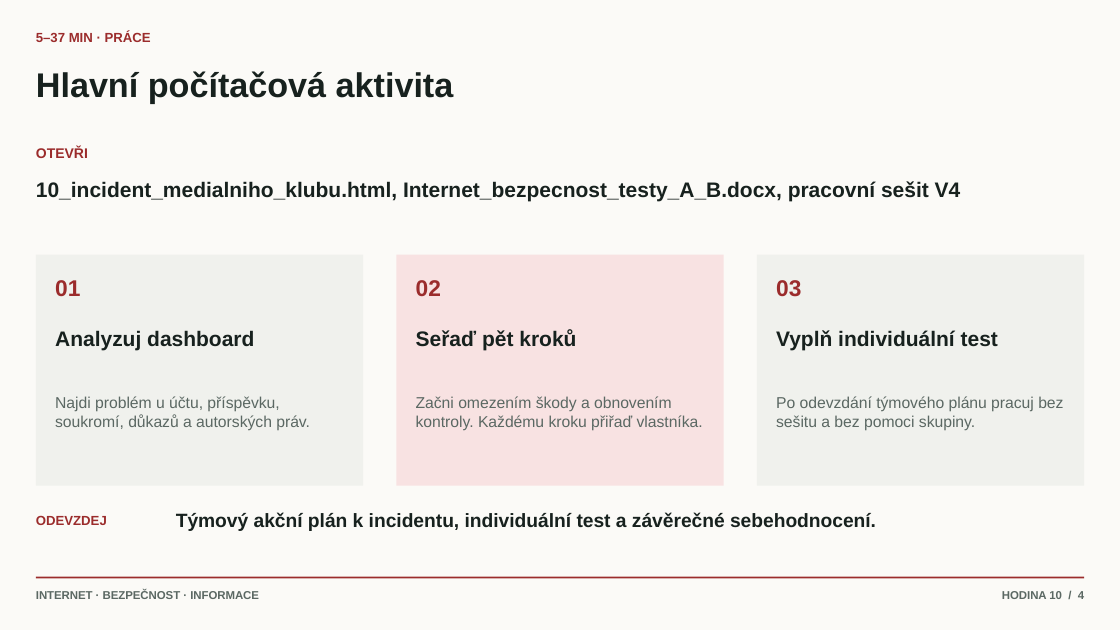
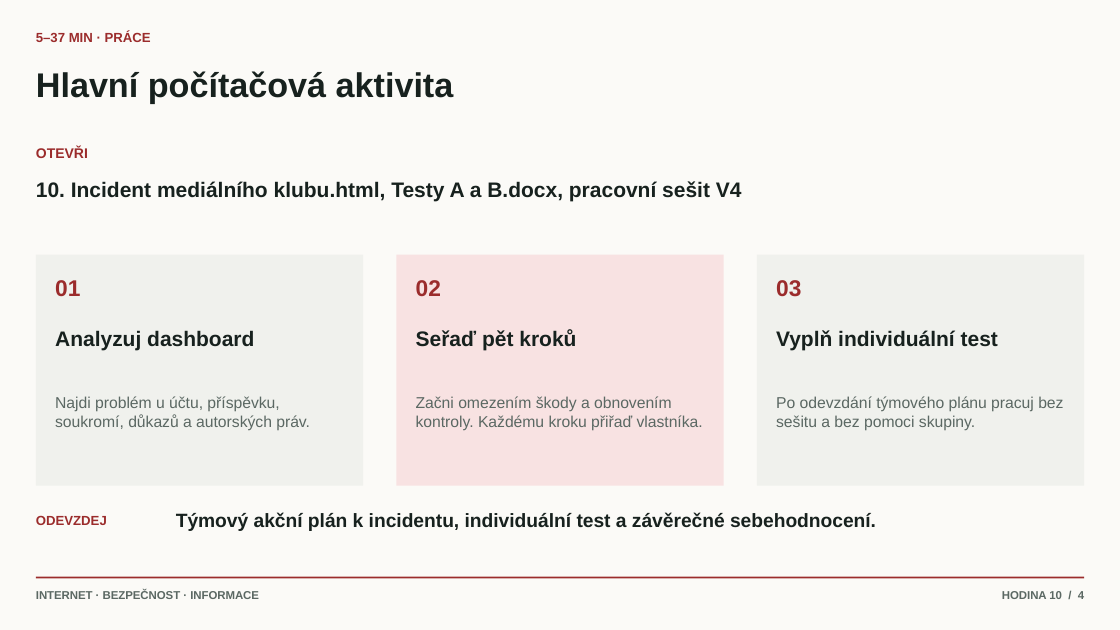
Before and after one commit to hlaska18/karel_hlas-web, a slide deck: slide 4 of public/materialy/1L/7/Prezentace k hodinám/10. Závěrečná bezpečnostní výzva.pptx. Drawn at 1120x630 pixels with LibreOffice and Linux fonts; fonts in the diff are those of the drawing. Boxes give left, top, right and bottom in pixels: in the first picture for what was removed or moved away, otherwise in the second. Text is boxed around its words. In the diff, an @@ line names an element or a change of style, - is before the commit and + after.

```diff
--- a/public/materialy/1L/7/Prezentace k hodinám/10. Závěrečná bezpečnostní výzva.pptx
+++ b/public/materialy/1L/7/Prezentace k hodinám/10. Závěrečná bezpečnostní výzva.pptx
@@ text at (36, 181, 742, 202): text changed @@
-10_incident_medialniho_klubu.html, Internet_bezpecnost_testy_A_B.docx, pracovní sešit V4
+10. Incident mediálního klubu.html, Testy A a B.docx, pracovní sešit V4
```
Also in this commit, not shown: 28 other files.
